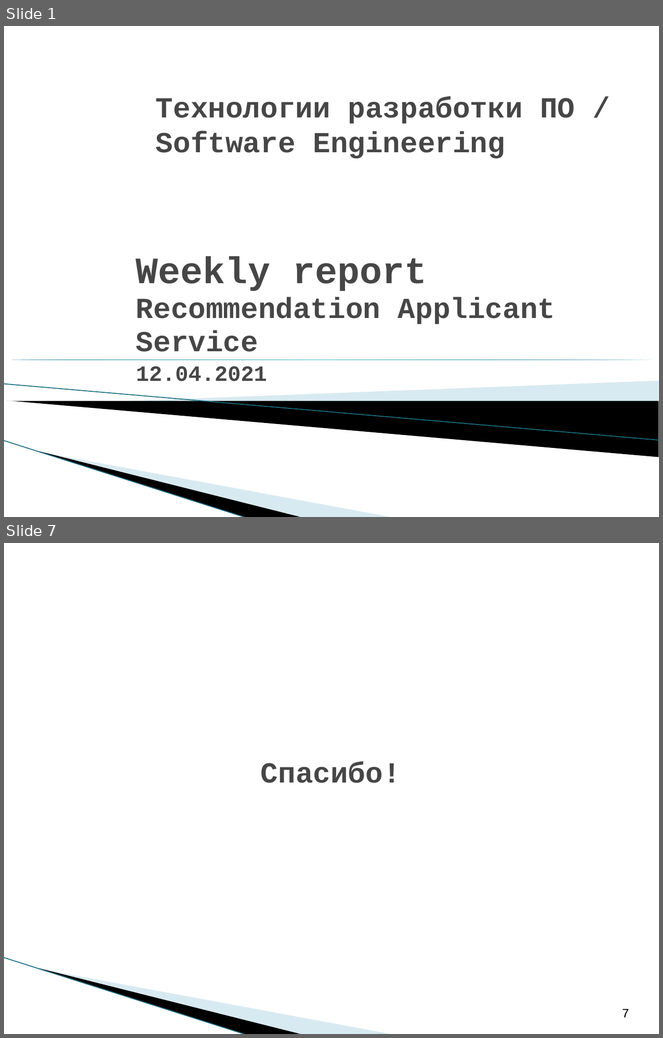
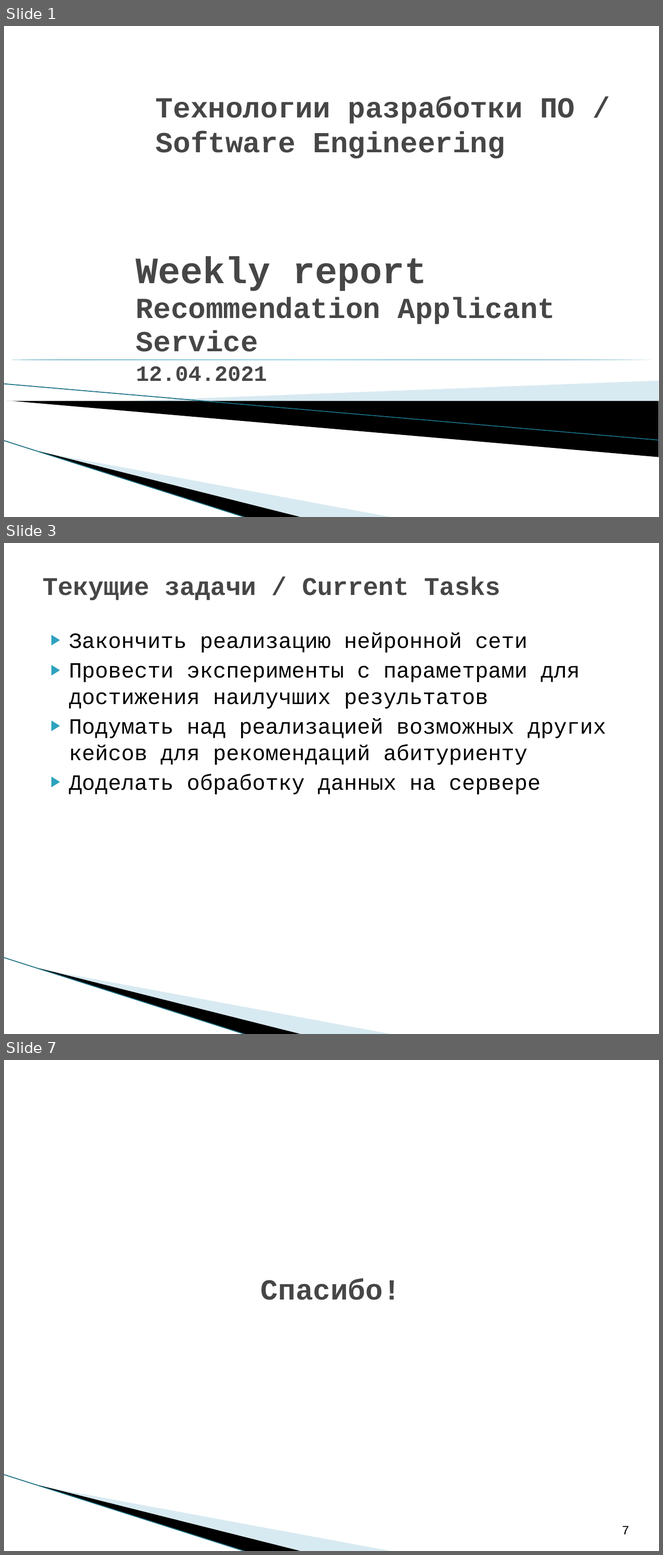
Before and after one commit to saviord7/applicant-service, a slide deck: reports/weekly reports/C09_RAS_report_3_LETI_2021.ppt. Shown one above the other, each under a label of ours: slides 1 and 7 before the commit, slides 1, 3 and 7 after it; the slides between them are not shown. The pictures are 663x1038 and 663x1555 pixels, drawn with LibreOffice and Linux fonts; fonts in the diff are those of the drawing; background and template pictures are left out. Boxes give left, top, right and bottom in pixels: in the first picture for what was removed or moved away, otherwise in the second. Text is boxed around its words. In the diff, an @@ line names an element or a change of style, - is before the commit and + after.

```diff
--- a/reports/weekly reports/C09_RAS_report_3_LETI_2021.ppt
+++ b/reports/weekly reports/C09_RAS_report_3_LETI_2021.ppt
@@ slide 3 added at box(4, 543, 659, 1034), background #FFFFFF; not listed: 3 template elements that a slide beside it also shows @@
@@ title added at box(42, 576, 501, 600), 28 pt, text #464646, bold @@
+Текущие задачи / Current Tasks
@@ text added at box(69, 632, 606, 795), 24 pt, text #000000 @@
+▶ Закончить реализацию нейронной сети
+▶ Провести эксперименты с параметрами для достижения наилучших результатов
+▶ Подумать над реализацией возможных других кейсов для рекомендаций абитуриенту
+▶ Доделать обработку данных на сервере
```
Also in this commit, not shown: 3 slides changed, 1 other slide added, 2 slides removed.
